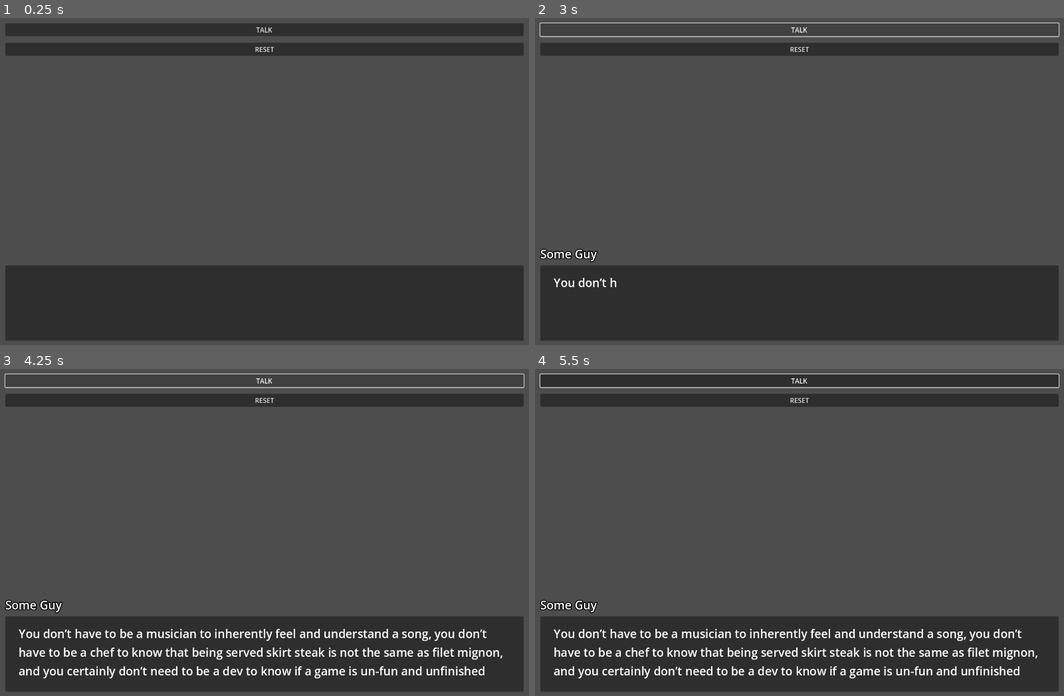
Above: before the commit, frames 1-4 (two rows, left to right).
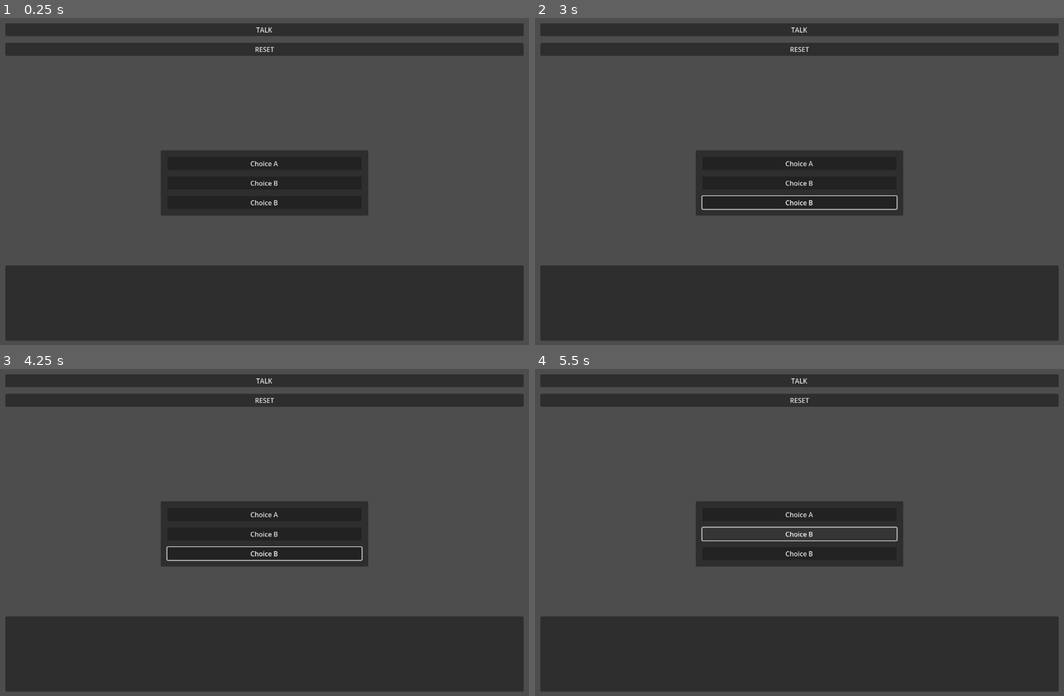
Above: after the commit, the same moments.

Repository: daredakke/dialogue-test
Game: Godot game, scene res://scenes/main.tscn
The game is run twice, just before and just after one commit, with the same random seed, the same clock (stepped at 60 frames per second) and the same inputs.
Inputs (mouse positions are in pixels of both pictures, inside the frame that each line leads up to):
- Up to frame 1 (0.25 s): no input
- Up to frame 2 (3 s): click (799, 161) at 0.5 s, where only the run after the commit has a clickable "Choice A"; click (799, 181) at 1.25 s, where only the run after the commit has a clickable "Choice B"; click (799, 201) at 2 s, where only the run after the commit has a clickable "Choice B"; click "TALK" at 2.75 s
- Up to frame 3 (4.25 s): click "TALK" at 3.5 s
- Up to frame 4 (5.5 s): click (799, 512) at 4.25 s, where only the run after the commit has a clickable "Choice A"; click (799, 532) at 5 s, where only the run after the commit has a clickable "Choice B"

The runs differ from the first frame. In frame 1, 7.8% of the frame differs, in the area x 30-70%, y 40-61%; in frame 2, 8.7%; in frame 3, 12%, in the area x 0-100%, y 1-95%; in frame 4, 10%.

Commit message:
Design decision panel

Diff:
--- a/scenes/main.tscn
+++ b/scenes/main.tscn
@@ -1,8 +1,9 @@
-[gd_scene load_steps=4 format=3 uid="uid://06gjwf65o842"]
+[gd_scene load_steps=5 format=3 uid="uid://06gjwf65o842"]
 
 [ext_resource type="Script" path="res://scripts/ui.gd" id="1_g6440"]
 [ext_resource type="Script" path="res://scripts/dialogue.gd" id="2_emj3n"]
 [ext_resource type="Script" path="res://scripts/play_button.gd" id="2_xso72"]
+[ext_resource type="Script" path="res://scripts/decision_panel.gd" id="4_o0jlr"]
 
 [node name="Main" type="Node2D"]
 
@@ -120,6 +121,57 @@
 autowrap_mode = 2
 shortcut_keys_enabled = false
 
+[node name="Decision" type="Control" parent="UI"]
+layout_mode = 1
+anchors_preset = 15
+anchor_right = 1.0
+anchor_bottom = 1.0
+grow_horizontal = 2
+grow_vertical = 2
+
+[node name="DecisionPanel" type="Panel" parent="UI/Decision"]
+layout_mode = 1
+anchors_preset = 8
+anchor_left = 0.5
+anchor_top = 0.5
+anchor_right = 0.5
+anchor_bottom = 0.5
+offset_left = -250.0
+offset_right = 250.0
+grow_horizontal = 2
+grow_vertical = 2
+script = ExtResource("4_o0jlr")
+
+[node name="DecisionMargin" type="MarginContainer" parent="UI/Decision/DecisionPanel"]
+layout_mode = 1
+anchors_preset = 15
+anchor_right = 1.0
+anchor_bottom = 1.0
+grow_horizontal = 2
+grow_vertical = 2
+theme_override_constants/margin_left = 16
+theme_override_constants/margin_top = 16
+theme_override_constants/margin_right = 16
+theme_override_constants/margin_bottom = 16
+
+[node name="DecisionVBox" type="VBoxContainer" parent="UI/Decision/DecisionPanel/DecisionMargin"]
+unique_name_in_owner = true
+layout_mode = 2
+size_flags_vertical = 4
+theme_override_constants/separation = 16
+
+[node name="ChoiceButton" type="Button" parent="UI/Decision/DecisionPanel/DecisionMargin/DecisionVBox"]
+layout_mode = 2
+text = "Choice A"
+
+[node name="ChoiceButton2" type="Button" parent="UI/Decision/DecisionPanel/DecisionMargin/DecisionVBox"]
+layout_mode = 2
+text = "Choice B"
+
+[node name="ChoiceButton3" type="Button" parent="UI/Decision/DecisionPanel/DecisionMargin/DecisionVBox"]
+layout_mode = 2
+text = "Choice B"
+
 [connection signal="pressed" from="UI/Input/InputMargin/InputVBox/PlayButton" to="UI/Input/InputMargin/InputVBox/PlayButton" method="_on_pressed"]
 [connection signal="talking_to_npc" from="UI/Input/InputMargin/InputVBox/PlayButton" to="UI" method="_on_talking_to_npc"]
 [connection signal="pressed" from="UI/Input/InputMargin/InputVBox/ResetButton" to="UI" method="_on_reset_button_pressed"]
--- /dev/null
+++ b/scripts/decision_panel.gd
@@ -0,0 +1,21 @@
+class_name DecisionPanel
+extends Panel
+
+const BUTTON_HEIGHT: int = 31
+const MARGIN: int = 16
+
+@onready var decision_v_box: VBoxContainer = %DecisionVBox
+
+
+func _ready() -> void:
+	set_height_and_position()
+
+
+func set_height_and_position() -> void:
+	var child_count: int = decision_v_box.get_child_count()
+	var separation = decision_v_box.get_theme_constant("separation")
+
+	var height: int = (BUTTON_HEIGHT * child_count) + (MARGIN * 2) + (separation * (child_count - 1))
+
+	self.size.y = height
+	self.position.y = (get_viewport_rect().size.y * 0.5) - (height * 0.5)
